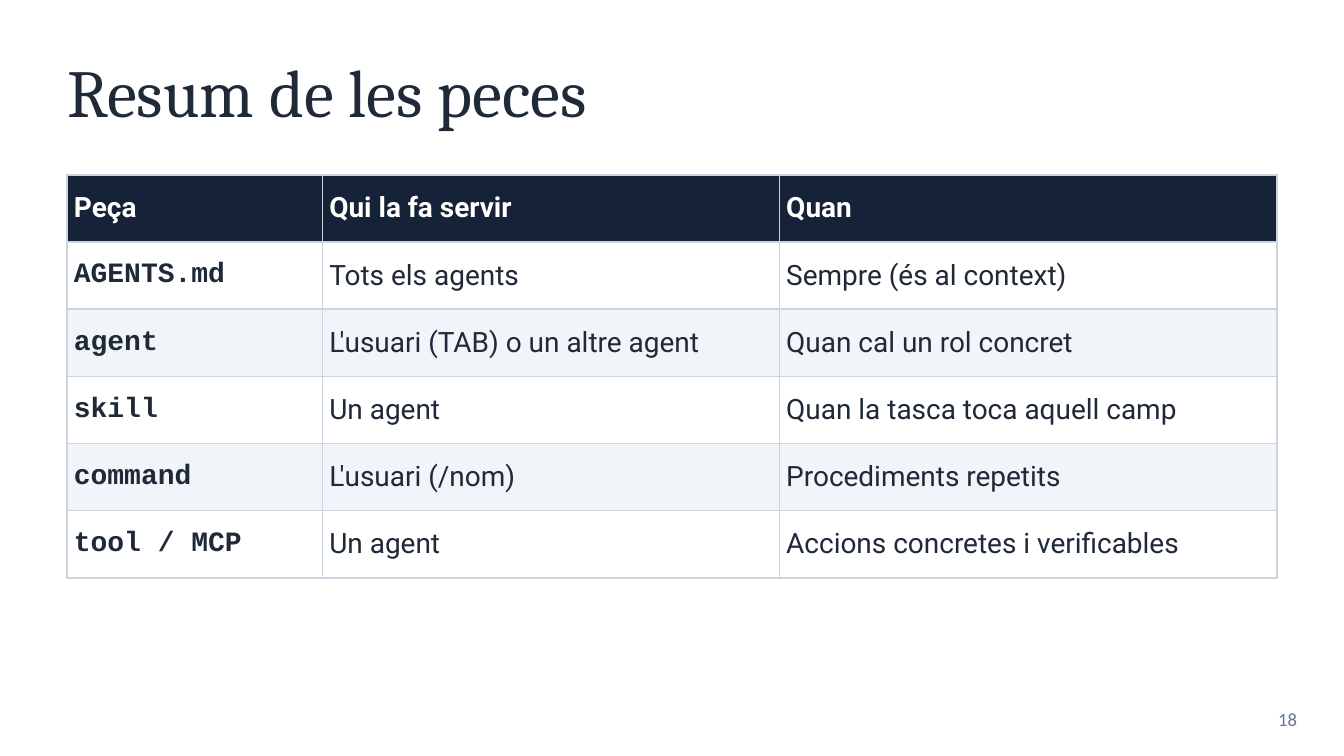
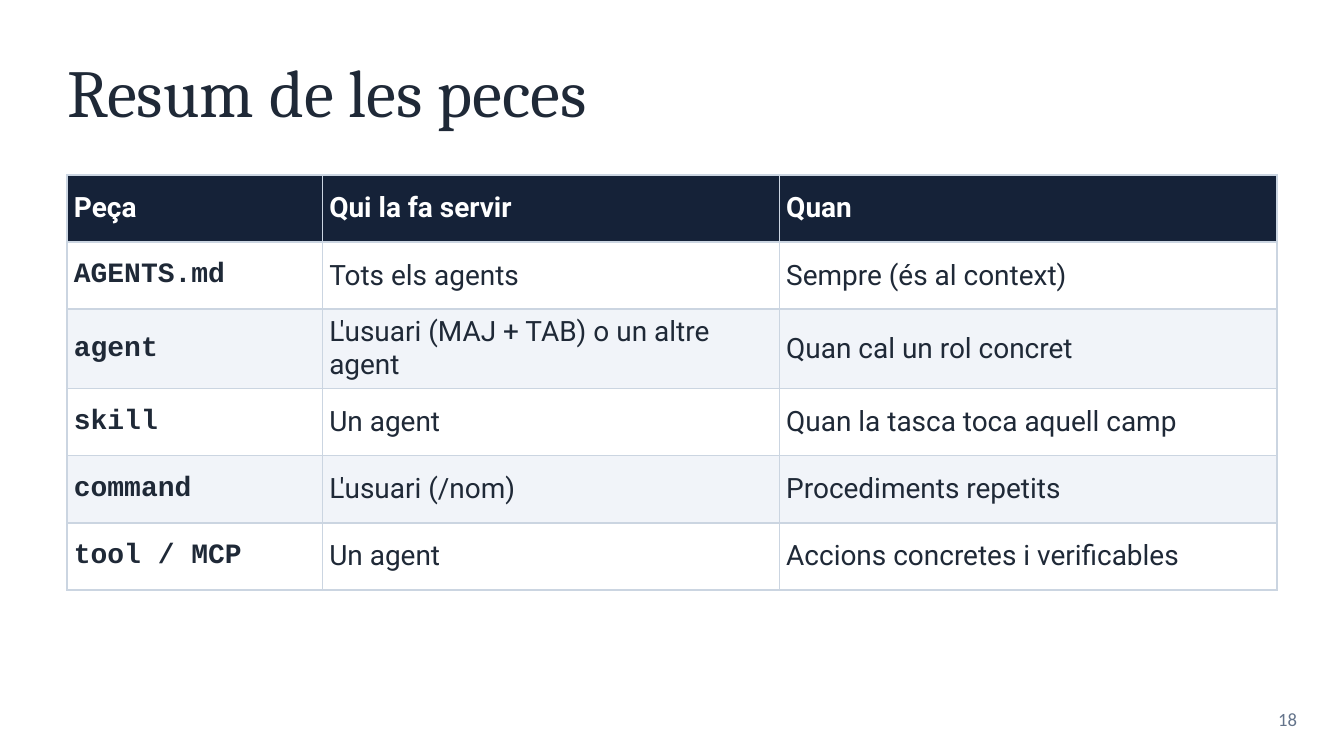
Before and after one commit to optimisme/XTEC-CursAgentsIA, a slide deck: slide 18 of diapositives/02 - Harness Engineering.pptx. Drawn at 1344x756 pixels with LibreOffice and Linux fonts; fonts in the diff are those of the drawing. Boxes give left, top, right and bottom in pixels: in the first picture for what was removed or moved away, otherwise in the second. Text is boxed around its words. In the diff, an @@ line names an element or a change of style, - is before the commit and + after.

```diff
--- a/diapositives/02 - Harness Engineering.pptx
+++ b/diapositives/02 - Harness Engineering.pptx
@@ table at (x1=67, y1=175, x2=1277, y2=578) @@
-row 3, column 2: L'usuari (TAB) o un altre agent
+row 3, column 2: L'usuari (MAJ + TAB) o un altre agent
```
Also in this commit, not shown: 1 other slide changed, 25 other files.
